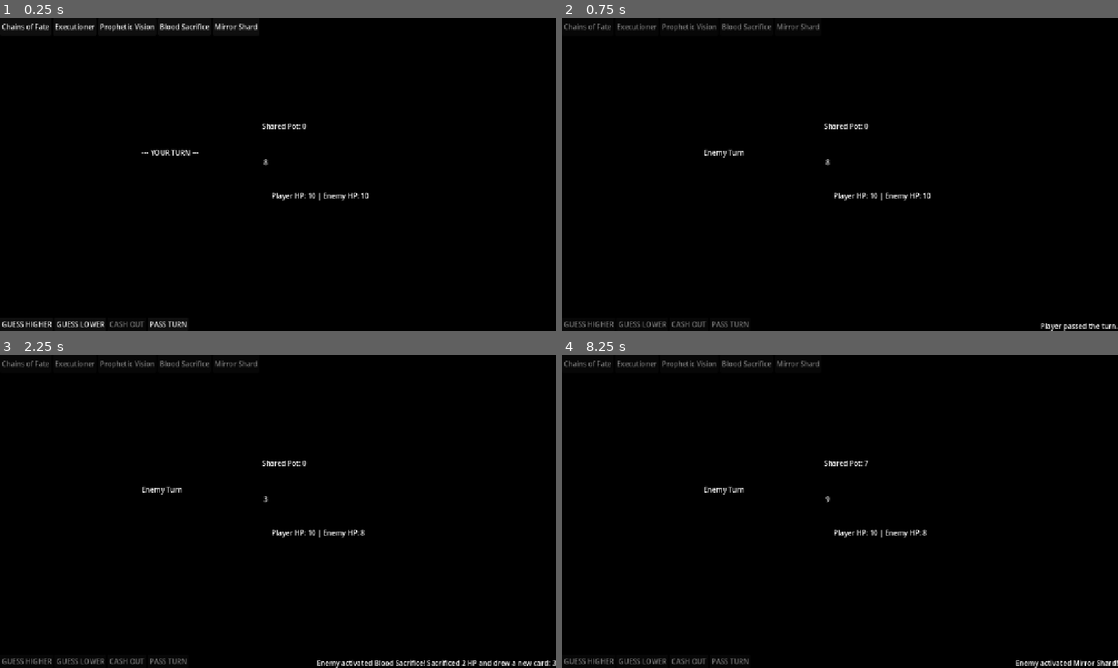
Above: before the commit, frames 1-4 (two rows, left to right).
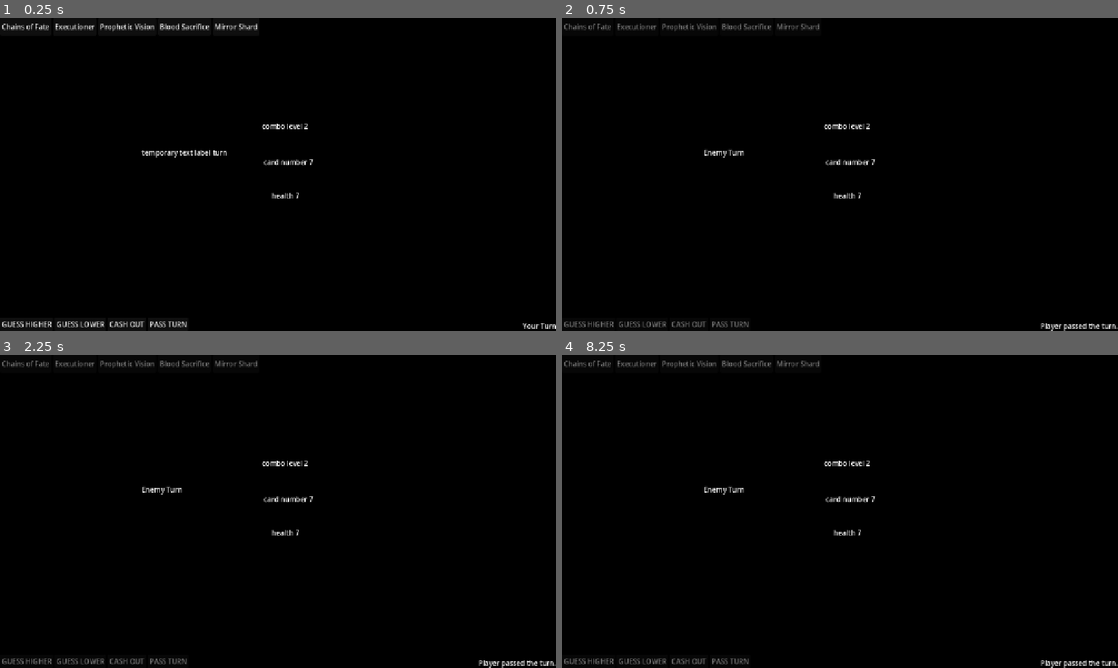
Above: after the commit, the same moments.

Repository: wadahac/HighLowPrototype
Game: Godot game, scene res://scenes/main.tscn
Same seed, same stepped clock (60 frames per second), same inputs: the game is played once before the commit and once after it.
Inputs:
- Up to frame 1 (0.25 s): no input
- Up to frame 2 (0.75 s): click "PASS TURN" at 0.5 s
- Up to frame 3 (2.25 s): tap Enter at 1.25 s; tap Space at 2 s
- Up to frame 4 (8.25 s): tap Enter at 2.75, 4.25 s; tap Space at 3.5, 5 s

The runs differ from the first frame. In frame 1, 0.8% of the frame differs, in the area x 19-100%, y 33-100%; in frame 2, 0.4%; in frame 3, 1.0%, in the area x 47-100%, y 33-100%; in frame 4, 0.7%.
Error after the commit: Parse Error: Cannot find member "upper" in base "String". (res://src/EnemyAI.gd:76)

Commit message:
feat: update Prophetic Vision reveal and upgrade Enemy AI logic
Co-authored-by: aider (gemini/gemini-3.6-flash) <aider@aider.chat>

Diff:
--- a/high-low-prototype/src/EnemyAI.gd
+++ b/high-low-prototype/src/EnemyAI.gd
@@ -4,7 +4,7 @@
 signal decision_made(choice: String)
 
 var used_cards: Array[int] = []
-var full_deck: Array[int] = []
+var vision_active: bool = false
 
 # Enemy single-use Trump card instances
 var chains_trump = preload("res://src/trumps/ChainsOfFate.gd").new()
@@ -14,15 +14,9 @@
 var mirror_trump = preload("res://src/trumps/MirrorShard.gd").new()
 
 var trumps: Array = []
-var vision_active_this_turn: bool = false
-var vision_peeked_cards: Array = []
 
 func _ready() -> void:
 	trumps = [chains_trump, executioner_trump, vision_trump, sacrifice_trump, mirror_trump]
-	# Initialize full deck with 4 copies of values 1 to 13
-	for i in range(1, 14):
-		for j in range(4):
-			full_deck.append(i)
 
 func reset_deck_memory() -> void:
 	used_cards.clear()
@@ -30,8 +24,7 @@
 func reset_trumps() -> void:
 	for trump in trumps:
 		trump.is_used = false
-	vision_active_this_turn = false
-	vision_peeked_cards.clear()
+	vision_active = false
 
 func record_card_drawn(card_value: int) -> void:
 	used_cards.append(card_value)
@@ -44,83 +37,105 @@
 	if not manager:
 		return
 
-	# --- TRUMP CARD EVALUATION (BEFORE PRIMARY ACTION) ---
-	for trump in trumps:
-		if not trump.is_used and trump.can_enemy_use(manager, self):
-			trump.execute_enemy(manager, self)
-			if manager.check_game_state():
-				return
-			if trump == sacrifice_trump:
-				# Re-evaluate turn with the new card value
-				take_turn(manager.active_card, manager.shared_pot, manager.player_hp, enemy_cash_out_and_pass_locked)
-				return
-
-	# Update local variables in case they changed from Trumps
 	current_card_value = manager.active_card
 	current_stake = manager.shared_pot
 
-	# Lethal Cash-Out Check (only if not locked)
-	if not enemy_cash_out_and_pass_locked and current_stake >= player_hp and current_stake > 0:
+	# --- EXACT PROBABILITY CALCULATION (CARD COUNTING) ---
+	var higher_count: int = 0
+	var lower_count: int = 0
+	var total_remaining: int = manager.deck.size()
+
+	for card in manager.deck:
+		if card > current_card_value:
+			higher_count += 1
+		elif card < current_card_value:
+			lower_count += 1
+
+	var higher_prob: float = float(higher_count) / float(max(1, total_remaining))
+	var lower_prob: float = float(lower_count) / float(max(1, total_remaining))
+
+	var best_choice: String = "higher"
+	var best_prob: float = higher_prob
+
+	if lower_prob > higher_prob:
+		best_choice = "lower"
+		best_prob = lower_prob
+	elif lower_prob == higher_prob:
+		if current_card_value <= 7:
+			best_choice = "higher"
+			best_prob = higher_prob
+		else:
+			best_choice = "lower"
+			best_prob = lower_prob
+
+	var is_bad_card: bool = (current_card_value in [5, 6, 7, 8]) or (best_prob < 0.60)
+
+	# --- DEBUFF CHECK ---
+	if enemy_cash_out_and_pass_locked:
+		if manager.status_label:
+			manager.status_label.text = "Enemy locked by Chains of Fate! Calculates %d%% win rate and guesses %s!" % [int(best_prob * 100), best_choice.upper()]
+		decision_made.emit(best_choice)
+		return
+
+	# --- PROPHETIC VISION ADVANTAGE ---
+	if manager.prophetic_vision_turn_countdown == 0 and manager.known_future_3rd_card != -1:
+		var future_card = manager.known_future_3rd_card
+		var vision_choice: String = best_choice
+		if future_card > current_card_value:
+			vision_choice = "higher"
+		elif future_card < current_card_value:
+			vision_choice = "lower"
+
+		if manager.status_label:
+			manager.status_label.text = "Enemy uses Prophetic Vision foresight (100%% win rate) and guesses %s!" % vision_choice.upper()
+		manager.known_future_3rd_card = -1
+		decision_made.emit(vision_choice)
+		return
+
+	# --- STRATEGIC TRUMP & DECISION TREE ---
+	# Lethal Cash-Out Check
+	if current_stake >= player_hp and current_stake > 0:
+		if manager.status_label:
+			manager.status_label.text = "Enemy sees lethal cash-out! Cashes out to win!"
 		decision_made.emit("cash_out")
 		return
 
-	# Determine if we want to Pass (only if not locked)
-	var should_pass: bool = false
-	if should_pass and not enemy_cash_out_and_pass_locked:
-		# Chains of Fate check right before passing
+	# Bad Cards / Low Win % Strategic Responses
+	if is_bad_card:
+		# Chains of Fate + Pass
 		if not chains_trump.is_used and chains_trump.can_enemy_use(manager, self):
 			chains_trump.execute_enemy(manager, self)
-		decision_made.emit("pass")
-		return
+			if manager.status_label:
+				manager.status_label.text = "Enemy plays Chains of Fate and PASSES on a risky %d!" % current_card_value
+			decision_made.emit("pass")
+			return
 
-	# Calculate remaining cards in the deck
-	var counts = {}
-	for v in range(1, 14):
-		counts[v] = 4
+		# Blood Sacrifice to replace bad active card
+		if not sacrifice_trump.is_used and manager.enemy_hp > 4 and sacrifice_trump.can_enemy_use(manager, self):
+			sacrifice_trump.execute_enemy(manager, self)
+			take_turn(manager.active_card, manager.shared_pot, manager.player_hp, enemy_cash_out_and_pass_locked)
+			return
 
-	for u in used_cards:
-		if u in counts:
-			counts[u] -= 1
+		# Mirror Shard protection before taking a risky guess
+		if not mirror_trump.is_used and mirror_trump.can_enemy_use(manager, self):
+			mirror_trump.execute_enemy(manager, self)
 
-	var higher_count: int = 0
-	var lower_count: int = 0
+		# Cash out to protect existing pot
+		if current_stake >= 4:
+			if manager.status_label:
+				manager.status_label.text = "Enemy plays safe on a bad card and cashes out pot of %d!" % current_stake
+			decision_made.emit("cash_out")
+			return
 
-	for v in range(1, 14):
-		var remaining_copies = max(0, counts[v])
-		if v > current_card_value:
-			higher_count += remaining_copies
-		elif v < current_card_value:
-			lower_count += remaining_copies
+	# Offensive Trumps for Good Cards / High Win %
+	if best_prob >= 0.60:
+		if not executioner_trump.is_used and current_stake >= 3 and executioner_trump.can_enemy_use(manager, self):
+			executioner_trump.execute_enemy(manager, self)
 
-	var optimal_choice: String = "higher"
-	var worse_choice: String = "lower"
+		if not vision_trump.is_used and vision_trump.can_enemy_use(manager, self):
+			vision_trump.execute_enemy(manager, self)
 
-	if lower_count > higher_count:
-		optimal_choice = "lower"
-		worse_choice = "higher"
-	elif lower_count == higher_count:
-		if current_card_value <= 7:
-			optimal_choice = "higher"
-			worse_choice = "lower"
-		else:
-			optimal_choice = "lower"
-			worse_choice = "higher"
-
-	var choice: String = optimal_choice
-
-	if vision_active_this_turn and not vision_peeked_cards.is_empty():
-		vision_active_this_turn = false
-		var next_card = vision_peeked_cards[0]
-		vision_peeked_cards.clear()
-		if next_card > current_card_value:
-			choice = "higher"
-		elif next_card < current_card_value:
-			choice = "lower"
-		else:
-			choice = optimal_choice
-	else:
-		# Determine final choice with a 35% mistake chance
-		if randf() < 0.35:
-			choice = worse_choice
-
-	decision_made.emit(choice)
+	# --- FINAL DECISION EMISSION ---
+	if manager.status_label:
+		manager.status_label.text = "Enemy calculates %d%% win rate and guesses %s!" % [int(best_prob * 100), best_choice.upper()]
+	decision_made.emit(best_choice)
--- a/high-low-prototype/src/HighLowGameManager.gd
+++ b/high-low-prototype/src/HighLowGameManager.gd
@@ -20,6 +20,8 @@
 var enemy_cash_out_and_pass_locked: bool = false
 var player_cash_out_and_pass_locked: bool = false
 var mirror_active: bool = false
+var known_future_3rd_card: int = -1
+var prophetic_vision_turn_countdown: int = -1
 
 # Reshuffle Tracking Flag
 var was_reshuffled_on_last_draw: bool = false
@@ -91,6 +93,8 @@
 	enemy_cash_out_and_pass_locked = false
 	player_cash_out_and_pass_locked = false
 	mirror_active = false
+	known_future_3rd_card = -1
+	prophetic_vision_turn_countdown = -1
 	was_reshuffled_on_last_draw = false
 
 	chains_trump.is_used = false
@@ -134,6 +138,8 @@
 	rebuild_deck()
 	if active_card in deck:
 		deck.erase(active_card)
+	known_future_3rd_card = -1
+	prophetic_vision_turn_countdown = -1
 	print("[DECK] Reshuffled 13-card deck.")
 	if status_label:
 		status_label.text = "DECK RESHUFFLED! (Strategic 13-card pool refreshed)"
@@ -150,6 +156,11 @@
 	if card == active_card and not deck.is_empty():
 		deck.append(card)
 		card = deck.pop_front()
+
+	if prophetic_vision_turn_countdown > 0:
+		prophetic_vision_turn_countdown -= 1
+		if prophetic_vision_turn_countdown == 0 and vision_label:
+			vision_label.text = ""
 
 	if enemy_ai:
 		enemy_ai.record_card_drawn(card)
@@ -318,7 +329,6 @@
 	is_player_turn = not is_player_turn
 	_update_turn_label()
 	if is_player_turn:
-		vision_label.text = ""
 		mirror_active = false
 		enemy_cash_out_and_pass_locked = false
 		set_player_controls_enabled(true)
--- a/high-low-prototype/src/trumps/PropheticVision.gd
+++ b/high-low-prototype/src/trumps/PropheticVision.gd
@@ -5,33 +5,36 @@
 	if game_manager.deck.size() < 3:
 		game_manager.rebuild_and_reshuffle_deck()
 
-	var next_three = [game_manager.deck[0], game_manager.deck[1], game_manager.deck[2]]
+	var third_card = game_manager.deck[2]
+	game_manager.known_future_3rd_card = third_card
+	game_manager.prophetic_vision_turn_countdown = 3
+
 	var names = ["", "A", "2", "3", "4", "5", "6", "7", "8", "9", "10", "J", "Q", "K"]
-	var formatted_cards = []
-	for card in next_three:
-		if card >= 1 and card <= 13:
-			formatted_cards.append(names[card])
-		else:
-			formatted_cards.append(str(card))
+	var card_str = names[third_card] if (third_card >= 1 and third_card <= 13) else str(third_card)
 
 	if game_manager.vision_label:
-		game_manager.vision_label.text = "Vision: " + str(formatted_cards)
+		game_manager.vision_label.text = "Vision 3rd: " + card_str
 	if game_manager.status_label:
-		game_manager.status_label.text = "Prophetic Vision activated! Next 3 cards revealed: " + str(next_three)
+		game_manager.status_label.text = "Prophetic Vision activated! 3rd card in the future is: " + card_str
 
 func execute_enemy(game_manager, enemy_ai) -> void:
 	is_used = true
 	if game_manager.deck.size() < 3:
 		game_manager.rebuild_and_reshuffle_deck()
 
-	var next_three = [game_manager.deck[0], game_manager.deck[1], game_manager.deck[2]]
-	enemy_ai.vision_peeked_cards = next_three
-	enemy_ai.vision_active_this_turn = true
+	var third_card = game_manager.deck[2]
+	game_manager.known_future_3rd_card = third_card
+	game_manager.prophetic_vision_turn_countdown = 3
+	enemy_ai.vision_active = true
+
+	var names = ["", "A", "2", "3", "4", "5", "6", "7", "8", "9", "10", "J", "Q", "K"]
+	var card_str = names[third_card] if (third_card >= 1 and third_card <= 13) else str(third_card)
+
 	if game_manager.status_label:
-		game_manager.status_label.text = "Enemy activated Prophetic Vision!"
+		game_manager.status_label.text = "Enemy activated Prophetic Vision! 3rd card in the future is: " + card_str
 
 func can_enemy_use(game_manager, _enemy_ai) -> bool:
 	if is_used:
 		return false
-	# Activate if active card is 5, 6, 7, 8, or 9
+	# Activate if active card is a risky middle card (5, 6, 7, 8, or 9)
 	return game_manager.active_card >= 5 and game_manager.active_card <= 9
